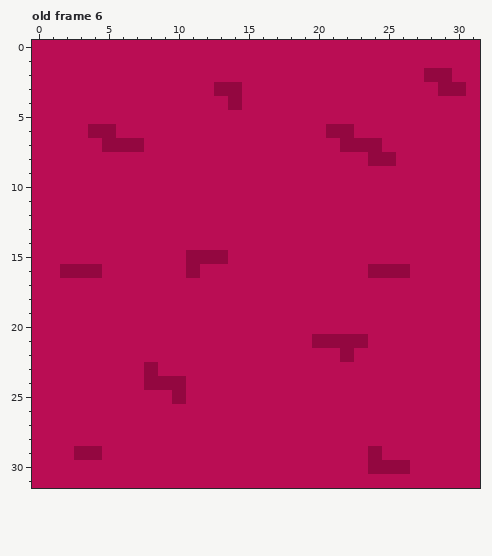
A pixel-art file gets an edit: Assets/Project/Art/Aseprite/Tiles.aseprite. Above, as it was before the edit.
32x32 pixels, 7 frames. Shown: old frame 6. The commit also changed other frames, which this record leaves out.
The same view after the edit:
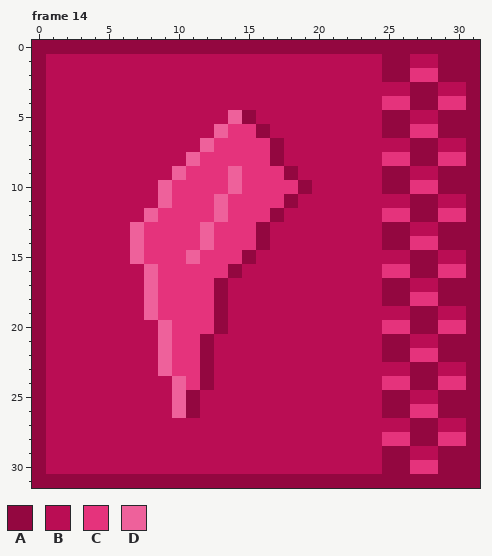
Palette (. is transparent): A #930740  B #ba0d54  C #e5337c  D #ee619b
A new or re-ordered frame is compared with the old frame closest to it.
The edit:
frames 7 -> 15
layer "Border" now shown
layer "Layer 3" added
Frame 14 is new; against old frame 6, layers "Layer 3", "Layer 2", "Border":
y 0: x 0..31 BBBBBBBBBBBBBBBBBBBBBBBBBBBBBBBB -> AAAAAAAAAAAAAAAAAAAAAAAAAAAAAAAA
y 1: x 0 B -> A; x 25..26 BB -> AA; x 29..31 BBB -> AAA
y 2: x 0 B -> A; x 25..28 BBBA -> AACC; x 30..31 BB -> AA
y 3: x 0 B -> A; x 13..14 AA -> BB; x 27..31 BBAAB -> AABBA
y 4: x 0 B -> A; x 14 A -> B; x 25..31 BBBBBBB -> CCAACCA
y 5: x 0 B -> A; x 14..15 BB -> DA; x 25..26 BB -> AA; x 29..31 BBB -> AAA
y 6: x 0 B -> A; x 4..5 AA -> BB; x 13..16 BBBB -> DCCA; x 21..22 AA -> BB; x 25..31 BBBBBBB -> AACCAAA
y 7: x 0 B -> A; x 5..7 AAA -> BBB; x 12..17 BBBBBB -> DCCCCA; x 22..24 AAA -> BBB; x 27..28 BB -> AA; x 31 B -> A
y 8: x 0 B -> A; x 11..17 BBBBBBB -> DCCCCCA; x 24..31 AABBBBBB -> BCCAACCA
y 9: x 0 B -> A; x 10..18 BBBBBBBBB -> DCCCDCCCA; x 25..26 BB -> AA; x 29..31 BBB -> AAA
y 10: x 0 B -> A; x 9..19 BBBBBBBBBBB -> DCCCCDCCCCA; x 25..31 BBBBBBB -> AACCAAA
y 11: x 0 B -> A; x 9..18 BBBBBBBBBB -> DCCCDCCCCA; x 27..28 BB -> AA; x 31 B -> A
y 12: x 0 B -> A; x 8..17 BBBBBBBBBB -> DCCCCDCCCA; x 25..31 BBBBBBB -> CCAACCA
y 13: x 0 B -> A; x 7..16 BBBBBBBBBB -> DCCCCDCCCA; x 25..26 BB -> AA; x 29..31 BBB -> AAA
y 14: x 0 B -> A; x 7..16 BBBBBBBBBB -> DCCCCDCCCA; x 25..31 BBBBBBB -> AACCAAA
y 15: x 0 B -> A; x 7..15 BBBBAAABB -> DCCCDCCCA; x 27..28 BB -> AA; x 31 B -> A
y 16: x 0 B -> A; x 2..4 AAA -> BBB; x 8..14 BBBABBB -> DCCCCCA; x 24..31 AAABBBBB -> BCCAACCA
y 17: x 0 B -> A; x 8..13 BBBBBB -> DCCCCA; x 25..26 BB -> AA; x 29..31 BBB -> AAA
y 18: x 0 B -> A; x 8..13 BBBBBB -> DCCCCA; x 25..31 BBBBBBB -> AACCAAA
y 19: x 0 B -> A; x 8..13 BBBBBB -> DCCCCA; x 27..28 BB -> AA; x 31 B -> A
y 20: x 0 B -> A; x 9..13 BBBBB -> DCCCA; x 25..31 BBBBBBB -> CCAACCA
y 21: x 0 B -> A; x 9..12 BBBB -> DCCA; x 20..23 AAAA -> BBBB; x 25..26 BB -> AA; x 29..31 BBB -> AAA
y 22: x 0 B -> A; x 9..12 BBBB -> DCCA; x 22 A -> B; x 25..31 BBBBBBB -> AACCAAA
y 23: x 0 B -> A; x 8..12 ABBBB -> BDCCA; x 27..28 BB -> AA; x 31 B -> A
y 24: x 0 B -> A; x 8..12 AAABB -> BBDCA; x 25..31 BBBBBBB -> CCAACCA
y 25: x 0 B -> A; x 10..11 AB -> DA; x 25..26 BB -> AA; x 29..31 BBB -> AAA
y 26: x 0 B -> A; x 10..11 BB -> DA; x 25..31 BBBBBBB -> AACCAAA
y 27: x 0 B -> A; x 27..28 BB -> AA; x 31 B -> A
y 28: x 0 B -> A; x 25..31 BBBBBBB -> CCAACCA
y 29: x 0 B -> A; x 3..4 AA -> BB; x 24..26 ABB -> BAA; x 29..31 BBB -> AAA
y 30: x 0 B -> A; x 24 A -> B; x 27..31 BBBBB -> CCAAA
y 31: x 0..31 BBBBBBBBBBBBBBBBBBBBBBBBBBBBBBBB -> AAAAAAAAAAAAAAAAAAAAAAAAAAAAAAAA
